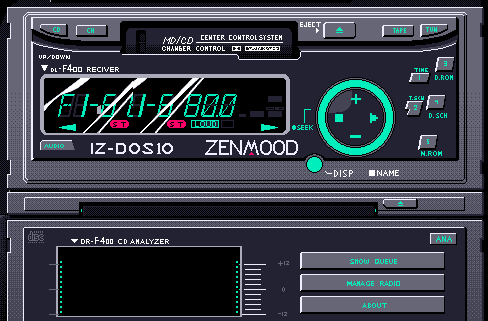
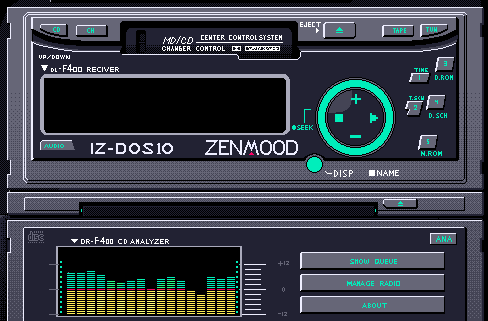
Revision of a layered 488px x 321px image; what changed, layer by layer:
renamed "Layer 8" to "visualizer-mask", hid it over [60,271,235,314]
showed "display-mask" over [44,78,284,133]
